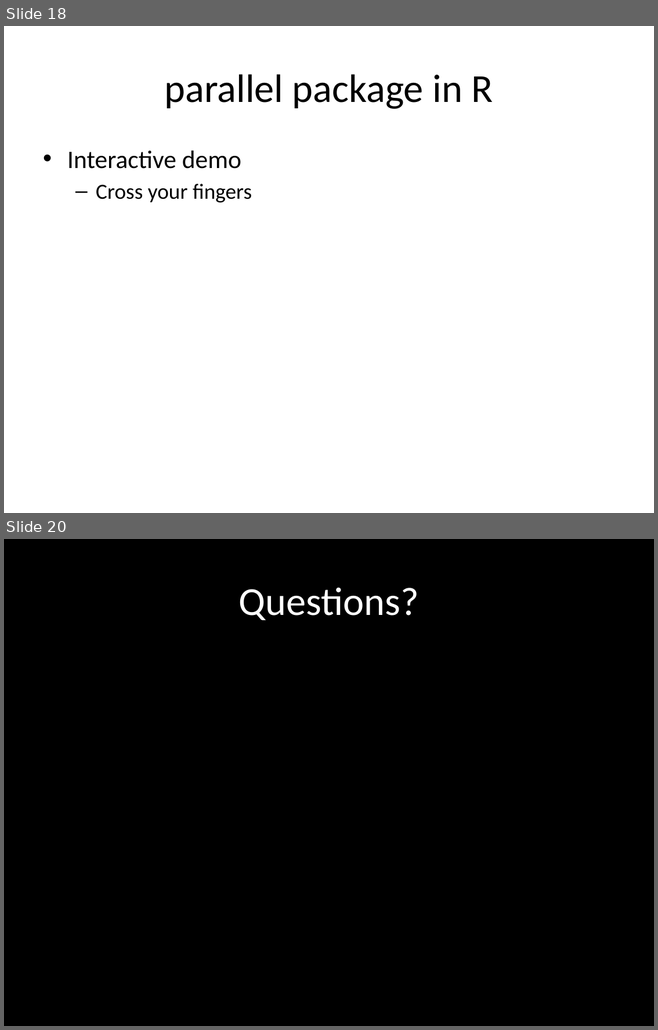
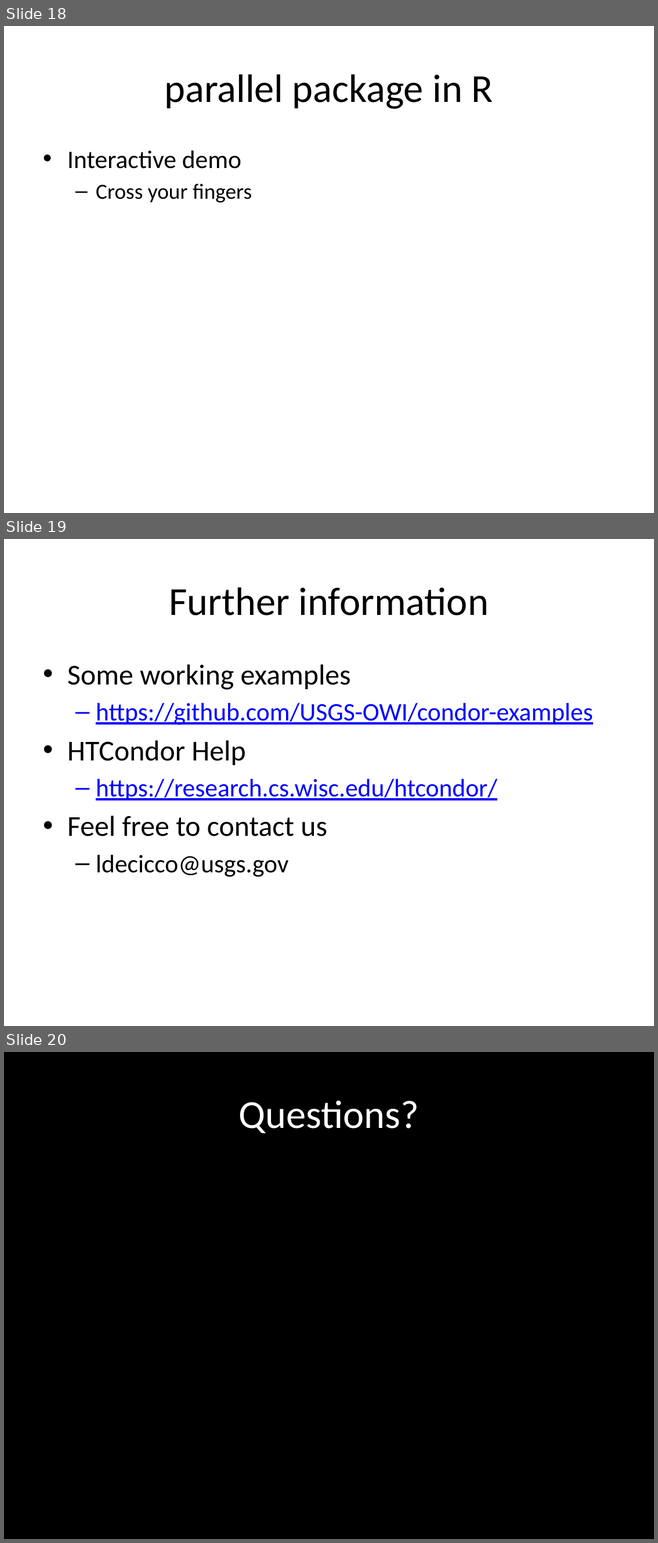
Before and after one commit to USGS-R/a-la-carte, a slide deck: htcondor.pptx. Shown one above the other, each under a label of ours: slides 18 and 20 before the commit, slides 18, 19 and 20 after it; the slides between them are not shown. The pictures are 658x1030 and 658x1543 pixels, drawn with LibreOffice and Linux fonts; fonts in the diff are those of the drawing; background and template pictures are left out. Boxes give left, top, right and bottom in pixels: in the first picture for what was removed or moved away, otherwise in the second. Text is boxed around its words. In the diff, an @@ line names an element or a change of style, - is before the commit and + after.

```diff
--- a/htcondor.pptx
+++ b/htcondor.pptx
@@ slide 19 added at (x1=4, y1=539, x2=654, y2=1026), background #FFFFFF @@
@@ title added at (x1=169, y1=587, x2=488, y2=616), 44 pt, text #000000 @@
+Further information
@@ text added at (x1=67, y1=664, x2=593, y2=877), 28 pt, text #0000FF, underline @@
+• Some working examples
+  – https://github.com/USGS-OWI/condor-examples
+• HTCondor Help
+  – https://research.cs.wisc.edu/htcondor/
+• Feel free to contact us
+  – ldecicco@usgs.gov
```
Also in this commit, not shown: 1 slide removed.
